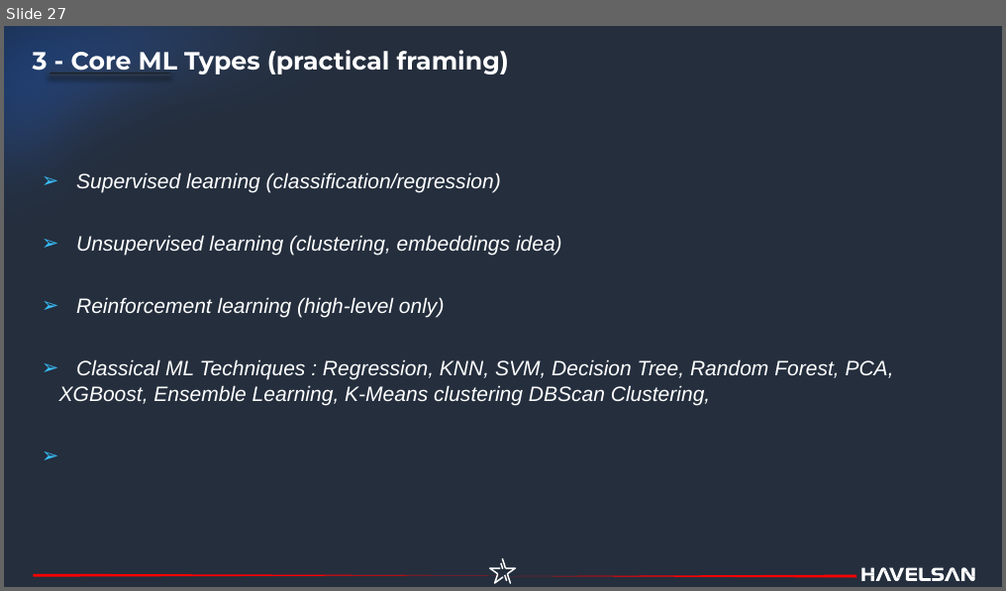
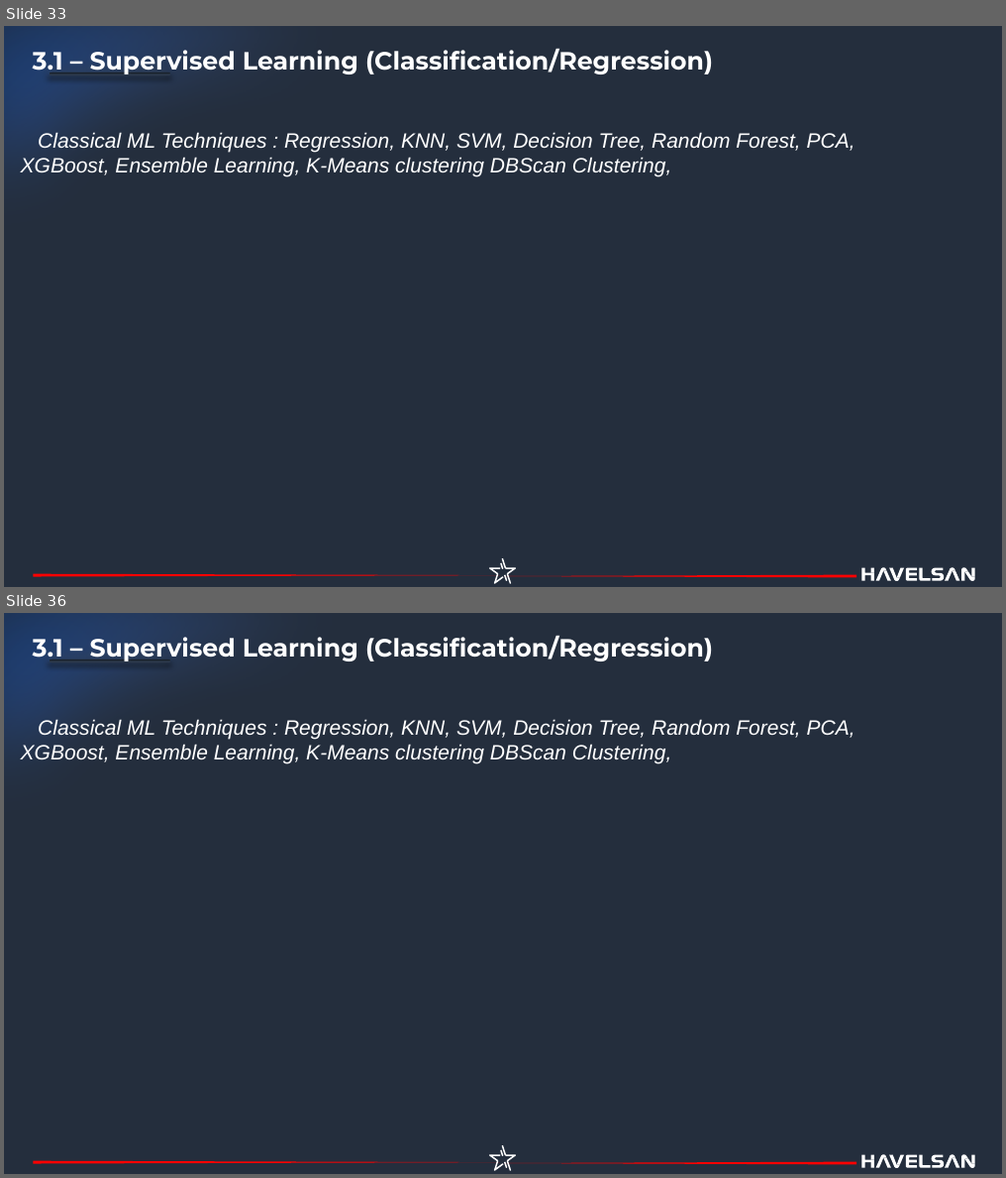
Before and after one commit to havelsan/YZ_EGITIM, a slide deck: presentations/01.Day_1_—_Core_AI_and_Machine_Learning_Foundations_Engineer-Oriented.pptx. Shown one above the other, each under a label of ours: slide 27 before the commit, slides 33 and 36 after it; the slides between them are not shown. The pictures are 1006x591 and 1006x1178 pixels, drawn with LibreOffice and Linux fonts; fonts in the diff are those of the drawing. Boxes give left, top, right and bottom in pixels: in the first picture for what was removed or moved away, otherwise in the second. Text is boxed around its words. In the diff, an @@ line names an element or a change of style, - is before the commit and + after.

```diff
--- a/presentations/01.Day_1_—_Core_AI_and_Machine_Learning_Foundations_Engineer-Oriented.pptx
+++ b/presentations/01.Day_1_—_Core_AI_and_Machine_Learning_Foundations_Engineer-Oriented.pptx
@@ slide 36 added at <box>4,613,1002,1174</box>, background #242E3D; not listed: 8 template elements that a slide beside it also shows @@
@@ text added at <box>33,635,713,662</box>, 24 pt, text #FFFFFF, bold @@
+3.1 – Supervised Learning (Classification/Regression)
@@ text added at <box>21,719,855,764</box>, 20 pt, text #FFFFFF, italic @@
+Classical ML Techniques : Regression, KNN, SVM, Decision Tree, Random Forest, PCA, XGBoost, Ensemble Learning, K-Means clustering DBScan Clustering,
@@ what was slide 27 is now slide 33 @@
@@ slide 33 changed as well @@
@@ text at <box>33,48,713,75</box>: text changed @@
-3 - Core ML Types (practical framing)
+3.1 – Supervised Learning (Classification/Regression)
@@ text "Classical ML Techniques : Regression, ...": place and size @@
-text "Classical ML Techniques : Regression, ..." at <box>59,173,894,405</box>
+text "Classical ML Techniques : Regression, ..." at <box>21,132,855,177</box>
@@ text "Classical ML Techniques : Regression, ..." at <box>21,132,855,177</box>: bullet ➢ to none; less space between paragraphs; vertical alignment middle to top @@
@@ text at <box>76,173,562,318</box>: paragraphs removed @@
-➢ Supervised learning (classification/regression)
-➢ Unsupervised learning (clustering, embeddings idea)
-➢ Reinforcement learning (high-level only)
@@ outline redrawn in 4 elements at <box>4,26,856,463</box>, <box>50,73,170,76</box>, <box>50,73,170,76</box>, <box>33,574,500,577</box> @@
```
Also in this commit, not shown: 28 other slides changed, 12 other slides added, 2 slides removed, 2 other files.
